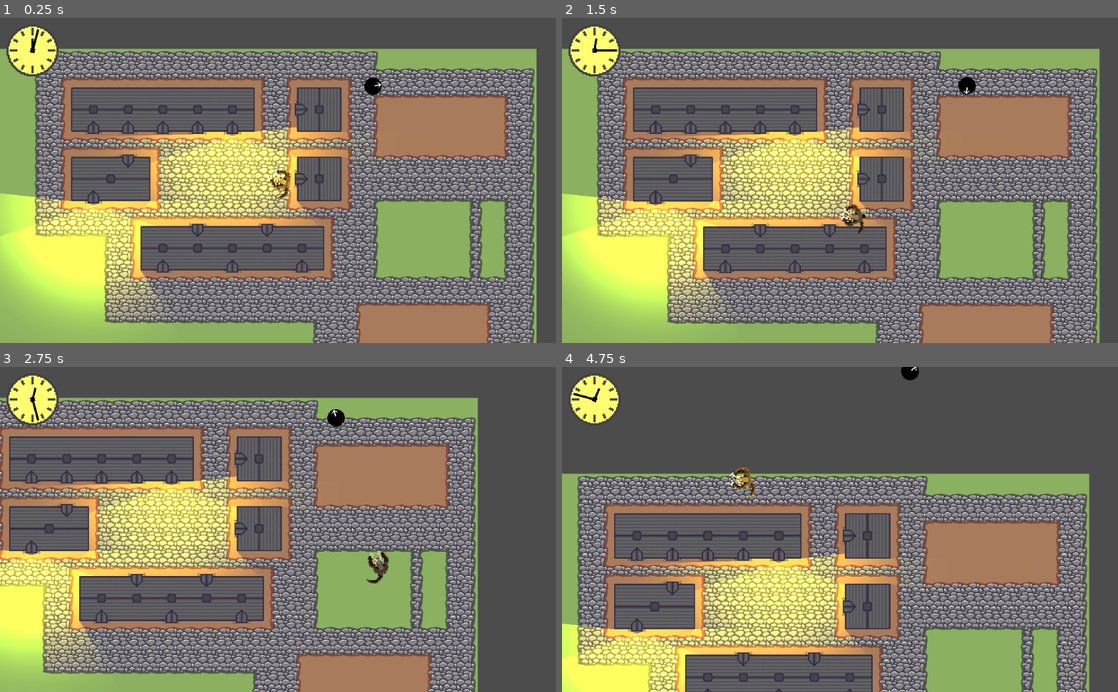
Above: before the commit, frames 1-4 (two rows, left to right).
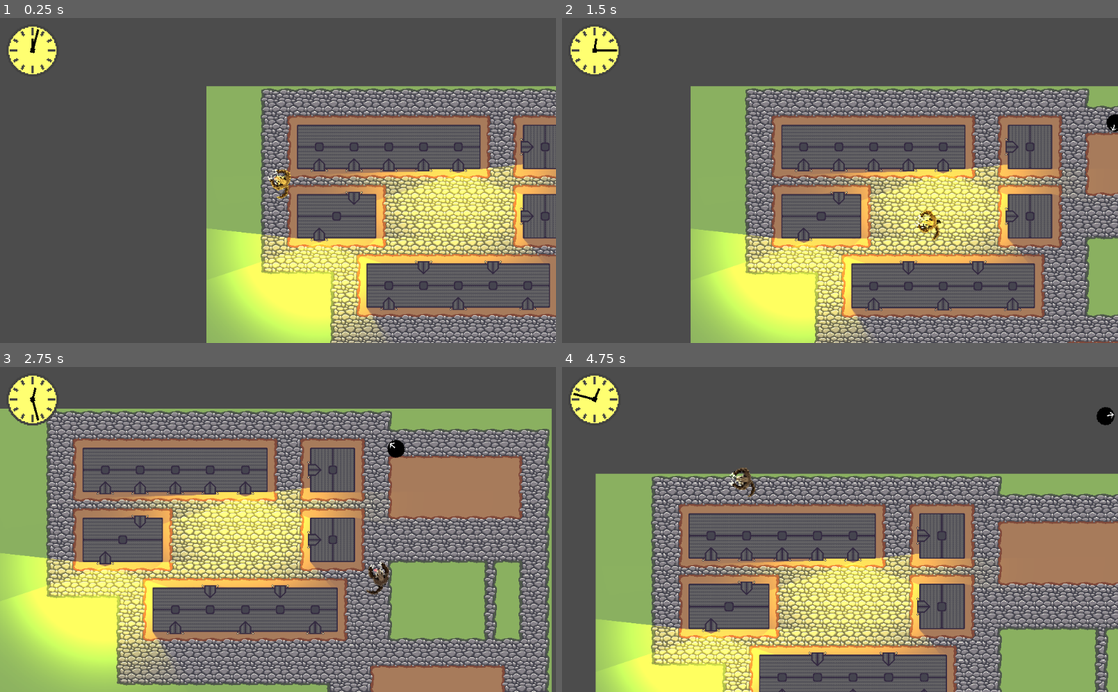
Above: after the commit, the same moments.

Repository: marc-hugh-tom/game-off-2020
Game: Godot game, scene res://nodes/PlayState.tscn
Same seed, same stepped clock (60 frames per second), same inputs: the game is played once before the commit and once after it.
Inputs (mouse positions are in pixels of both pictures, inside the frame that each line leads up to):
- Up to frame 1 (0.25 s): no input
- Up to frame 2 (1.5 s): move the mouse to (962, 164) at 0.52 s; press the mouse at (962, 164) at 0.53 s; hold D (right) 0.53-1.28 s; move the mouse to (728, 196) at 1.27 s; release the mouse at (728, 196) at 1.28 s; hold S (down) from 1.28 s (still down); right-click (728, 196) at 1.35 s
- Up to frame 3 (2.75 s): move the mouse to (333, 458) at 2.02 s; release S (down) at 2.03 s; press the mouse at (333, 458) at 2.03 s; hold D (right) from 2.03 s (still down)
- Up to frame 4 (4.75 s): move the mouse to (812, 594) at 2.77 s; release D (right) at 2.78 s; release the mouse at (812, 594) at 2.78 s; hold W (up) 2.78-3.53 s; right-click (812, 594) at 2.85 s; move the mouse to (1006, 578) at 3.52 s; press the mouse at (1006, 578) at 3.53 s; hold A (left) from 3.53 s (still down); move the mouse to (673, 480) at 4.27 s; release the mouse at (673, 480) at 4.28 s; right-click (673, 480) at 4.35 s

The runs differ from the first frame. In frame 1, 74% of the frame differs, in the area x 0-100%, y 9-100%; in frame 2, 76%; in frame 3, 69%; in frame 4, 48%.

Commit message:
revert nodes/PlayState.tscn changes

Diff:
--- a/nodes/PlayState.tscn
+++ b/nodes/PlayState.tscn
@@ -31,7 +31,7 @@
 tile_data = PoolIntArray( -65536, 1, 0, -65535, 1, 0, -65534, 1, 0, -65533, 0, 131075, -65532, 0, 65539, -65531, 0, 655 …(11127 unchanged characters)…
 
 [node name="Werewolf" parent="Map" instance=ExtResource( 1 )]
-position = Vector2( 547.953, 211.03 )
+position = Vector2( 131.703, 142.127 )
 
 [node name="LampLights" type="Node2D" parent="Map"]
 
@@ -51,6 +51,8 @@
 position = Vector2( 704.781, 29.665 )
 level_navigation_path = NodePath("../Navigation2D")
 werewolf_path = NodePath("../Werewolf")
+walk_speed = 50.0
+run_speed = 150.0
 exported_emotion_intensity = {
 "CURIOSITY": 0.0,
 "FATIGUE": 0,
